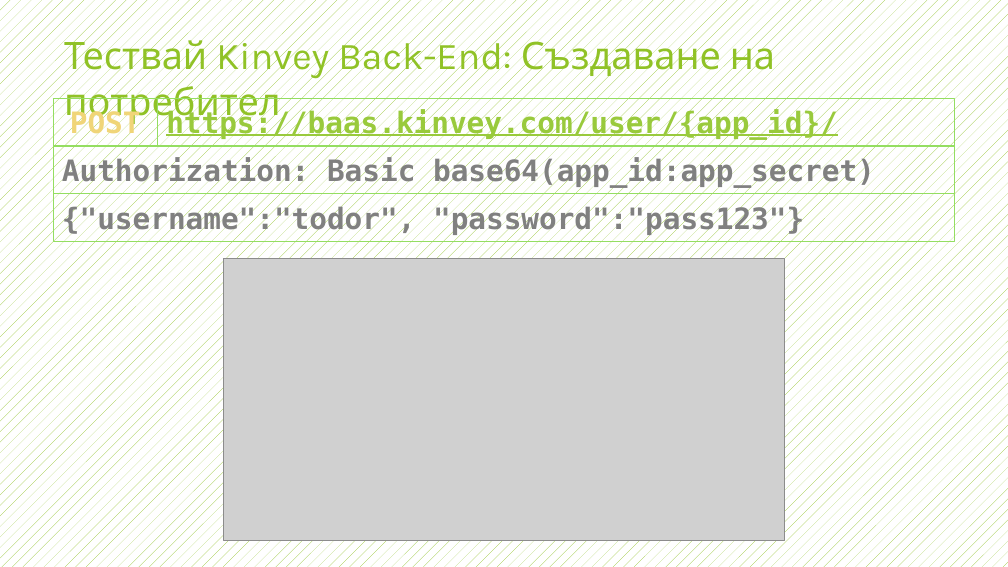
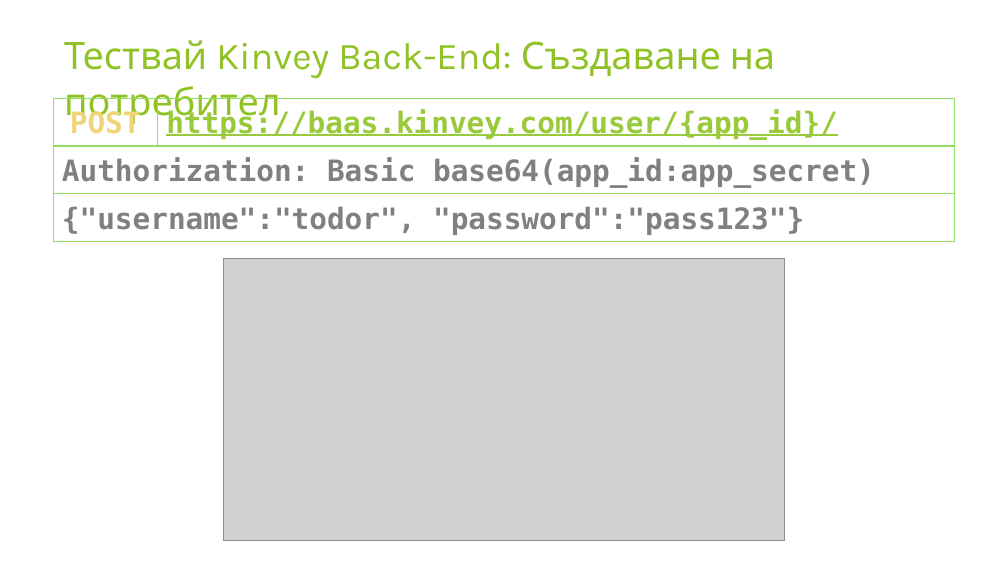
Before and after one commit to profjordanov/hybrid-app-development, a slide deck: slide 17 of 03. Async JS/tasks.pptx (slide 16 before the commit). Drawn at 1008x567 pixels with LibreOffice and Linux fonts; fonts in the diff are those of the drawing; grey boxes stand for pictures. Boxes give left, top, right and bottom in pixels: in the first picture for what was removed or moved away, otherwise in the second. Text is boxed around its words. In the diff, an @@ line names an element or a change of style, - is before the commit and + after.

```diff
--- a/03. Async JS/tasks.pptx
+++ b/03. Async JS/tasks.pptx
@@ background pattern #90C226 on #FFFFFF to #FFFFFF @@
```
Also in this commit, not shown: 5 slides added, 1 other file.
